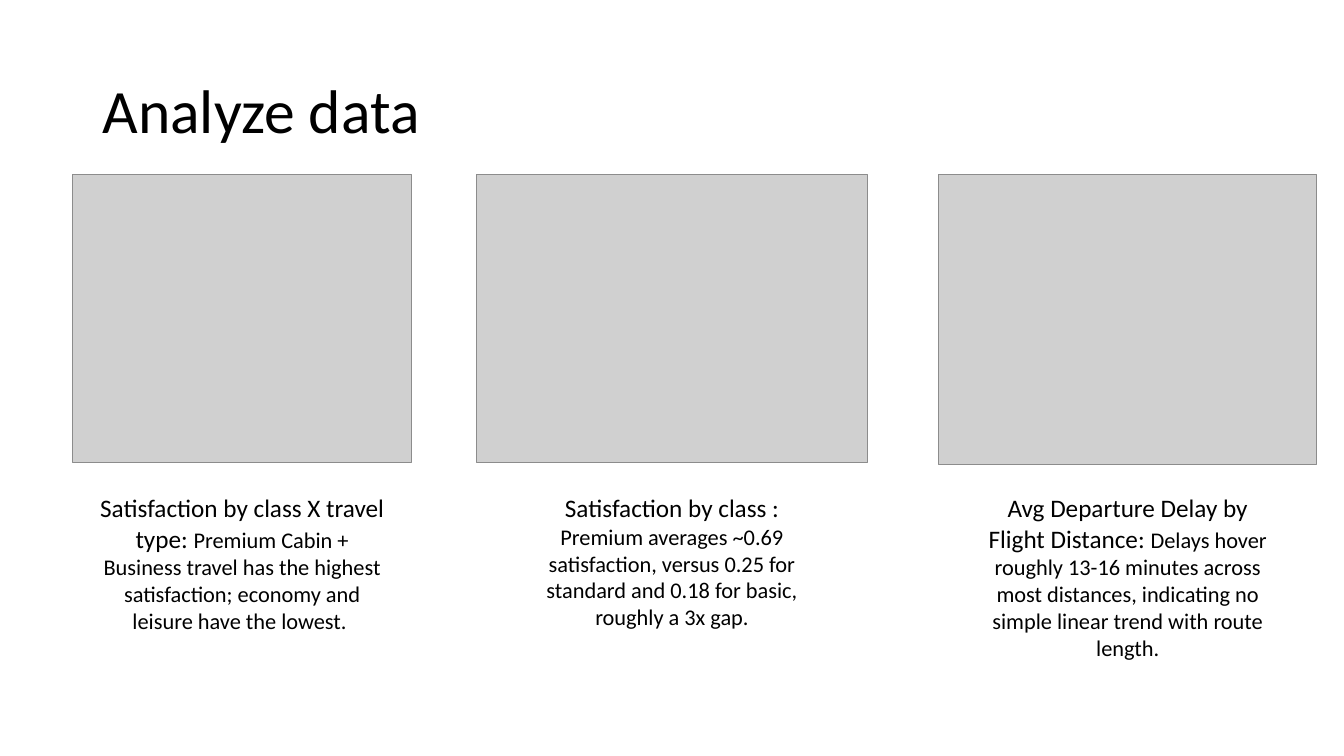
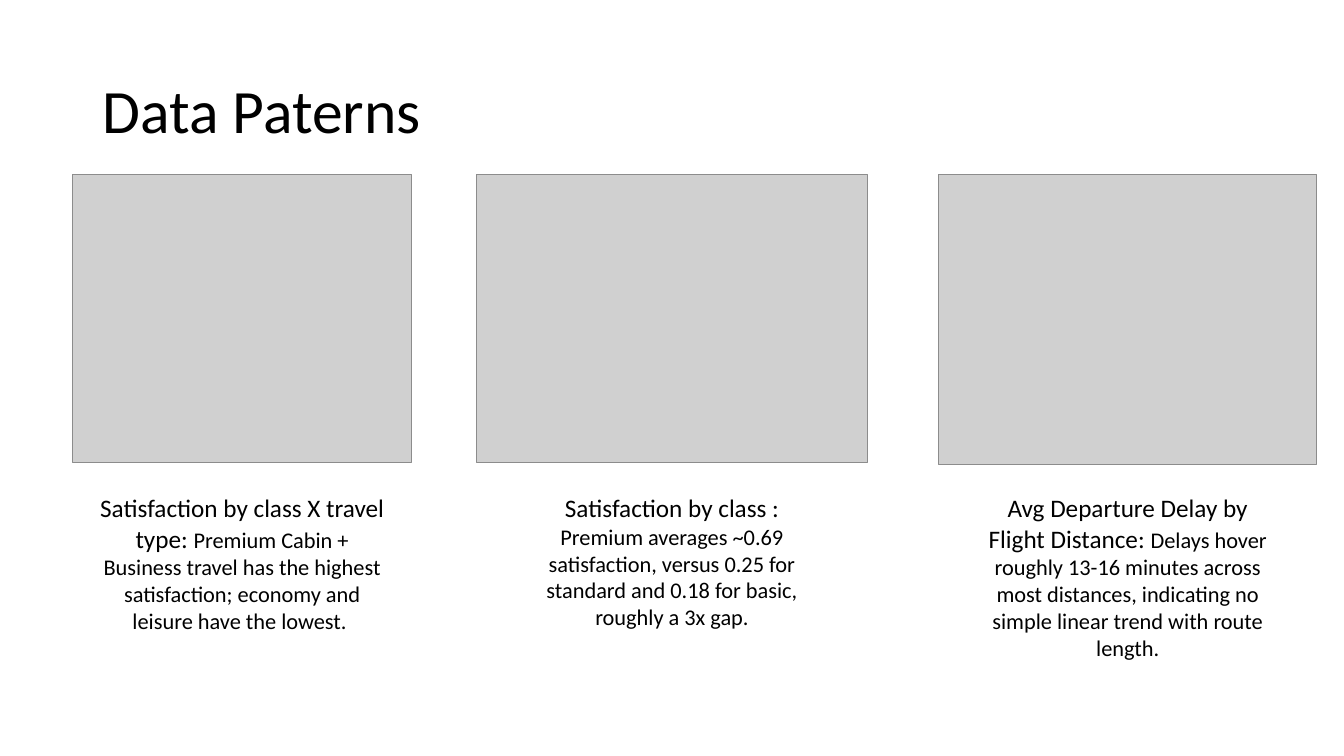
Before and after one commit to vince760/ANA500, a slide deck: slide 7 of VITALE_PPT.pptx. Drawn at 1344x756 pixels with LibreOffice and Linux fonts; fonts in the diff are those of the drawing; grey boxes stand for pictures. Boxes give left, top, right and bottom in pixels: in the first picture for what was removed or moved away, otherwise in the second. Text is boxed around its words. In the diff, an @@ line names an element or a change of style, - is before the commit and + after.

```diff
--- a/VITALE_PPT.pptx
+++ b/VITALE_PPT.pptx
@@ title at [102, 93, 421, 134]: text changed @@
-Analyze data
+Data Paterns
```
Also in this commit, not shown: 2 other slides changed, 1 slide added, 1 slide removed, 2 other files.
